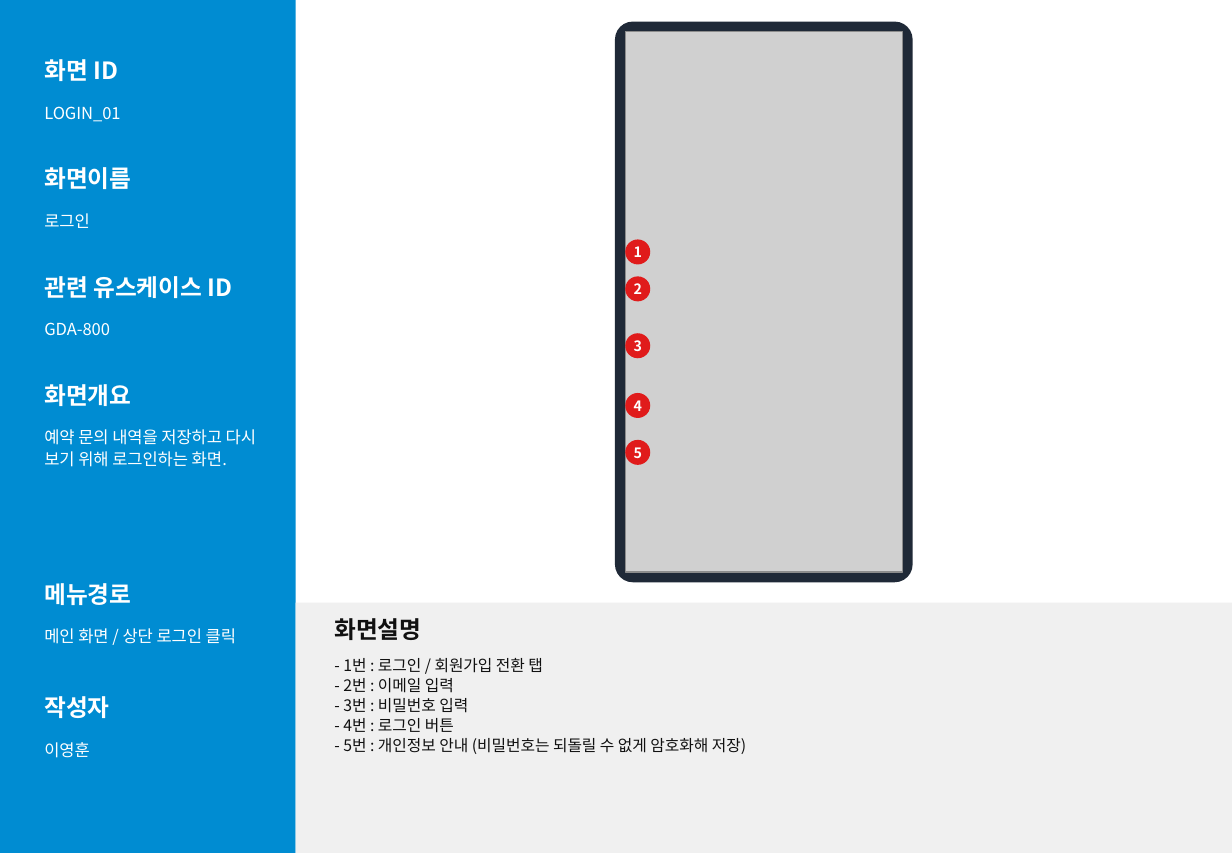
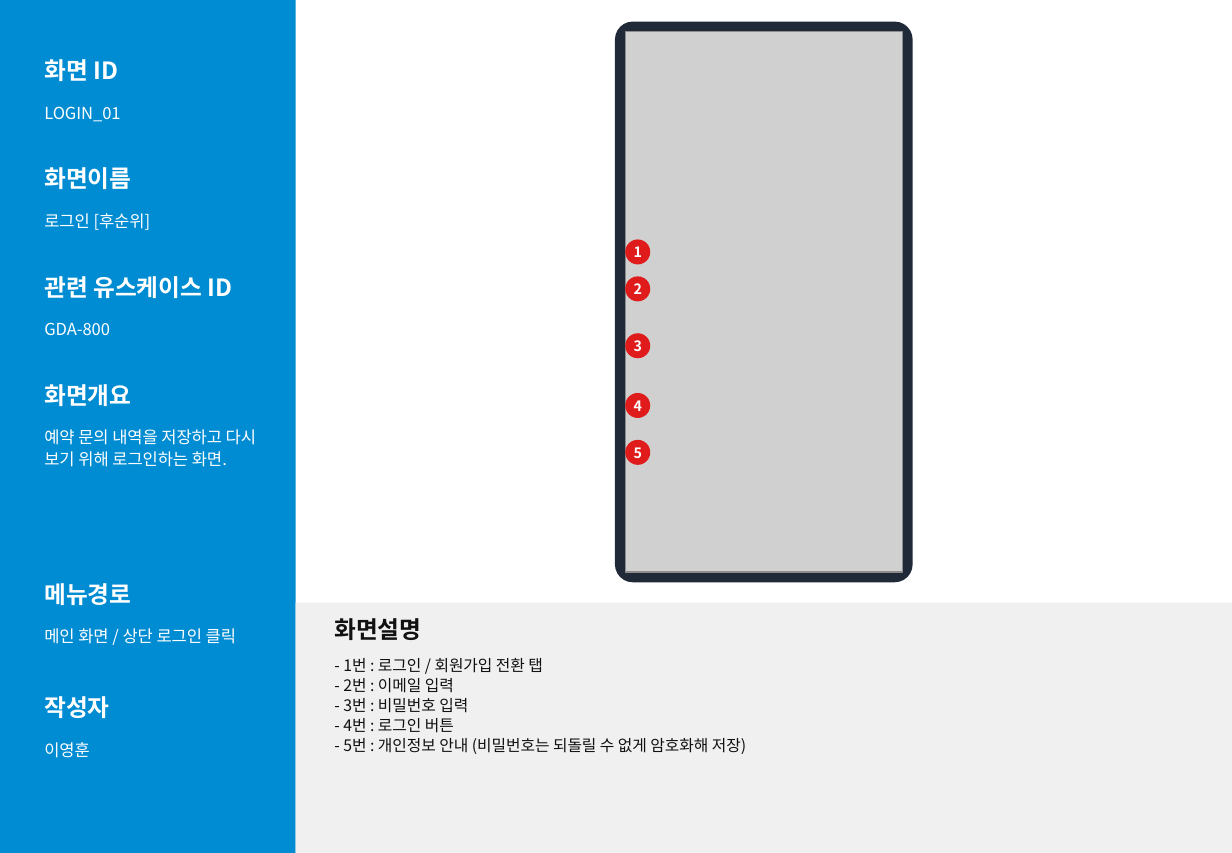
Before and after one commit to lee020304/goodoc-demo, a slide deck: slide 17 of screen/화면설계서_독수리5형제.pptx. Drawn at 1232x853 pixels with LibreOffice and Linux fonts; fonts in the diff are those of the drawing; grey boxes stand for pictures. Boxes give left, top, right and bottom in pixels: in the first picture for what was removed or moved away, otherwise in the second. Text is boxed around its words. In the diff, an @@ line names an element or a change of style, - is before the commit and + after.

```diff
--- a/screen/화면설계서_독수리5형제.pptx
+++ b/screen/화면설계서_독수리5형제.pptx
@@ text at box(44, 213, 151, 230): text changed @@
-로그인
+로그인 [후순위]
```
Also in this commit, not shown: 12 other slides changed, 29 other files.
